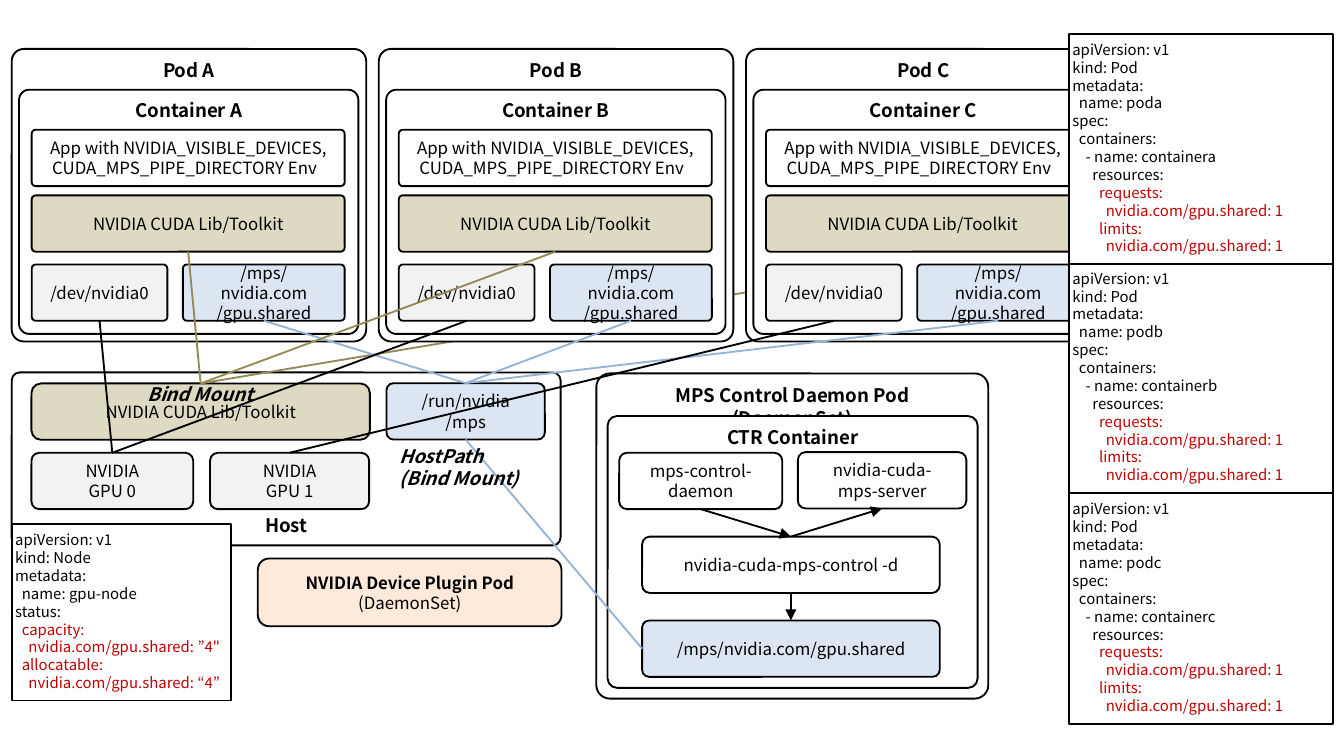
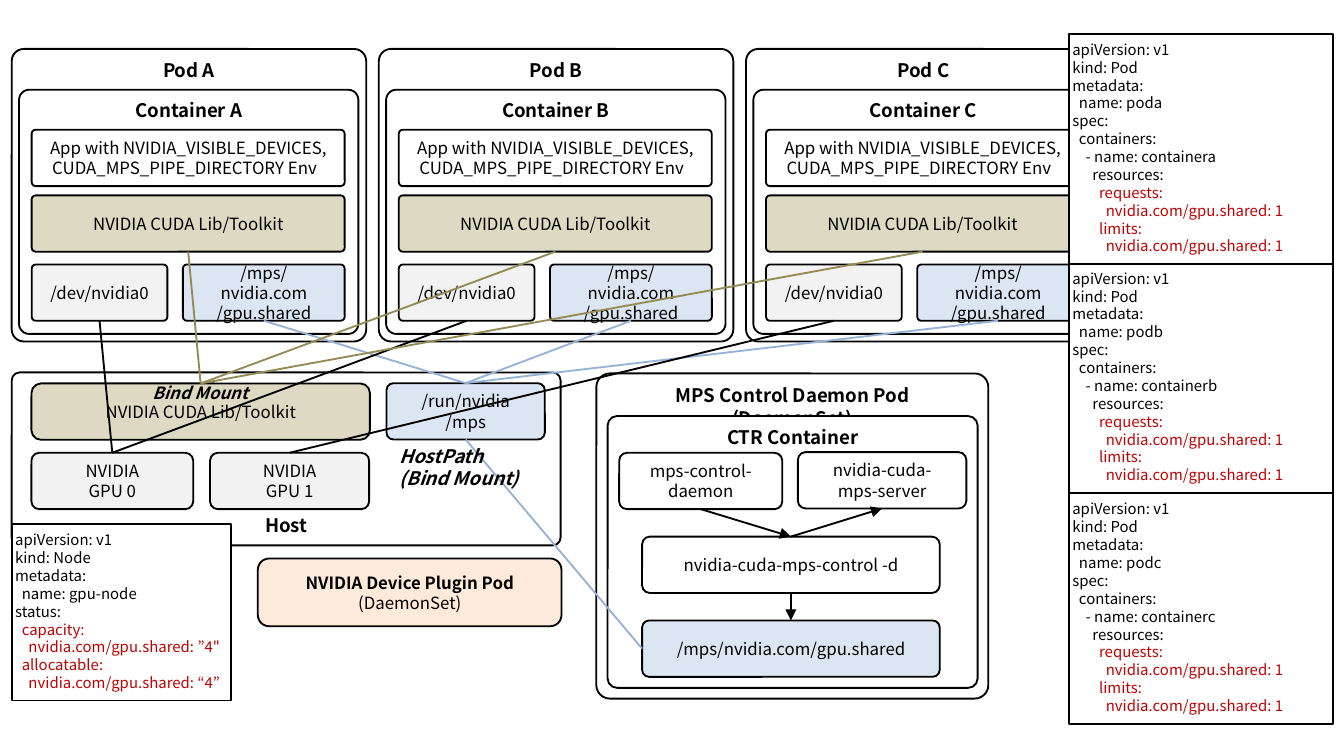
Before and after one commit to ssup2/blog-software, a slide deck: slide 6 of content/docs/theory-analysis/kubernetes-nvidia-device-plugin/images/images.pptx. Drawn at 1344x756 pixels with LibreOffice and Linux fonts; fonts in the diff are those of the drawing. Boxes give left, top, right and bottom in pixels: in the first picture for what was removed or moved away, otherwise in the second. Text is boxed around its words. In the diff, an @@ line names an element or a change of style, - is before the commit and + after.

```diff
--- a/content/docs/theory-analysis/kubernetes-nvidia-device-plugin/images/images.pptx
+++ b/content/docs/theory-analysis/kubernetes-nvidia-device-plugin/images/images.pptx
@@ line moved from (989, 251) - (200, 383) to (922, 251) - (200, 383) @@
@@ text "Bind Mount" at bbox=[152, 381, 247, 405]: size 10 to 9 pt @@
```
Also in this commit, not shown: 5 other slides changed, 7 other files.
